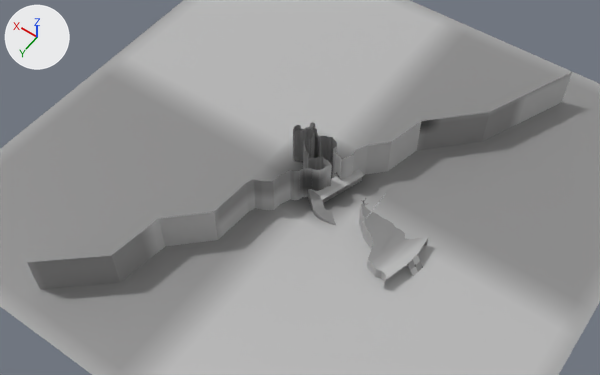
An edit to the FBX model Assets/Imports/Enviroment/Tutorial/tutorial.fbx, drawn before and after from the same camera.
Camera for both pictures: a 50 mm camera at (-5.05, 8.75, 14.51) aimed at (1.44, -0.34, 0.23). The lights are fixed; the arrows at upper left show +X, +Y and +Z. Where no turn or scale is listed for an object, it has been applied to the vertices.
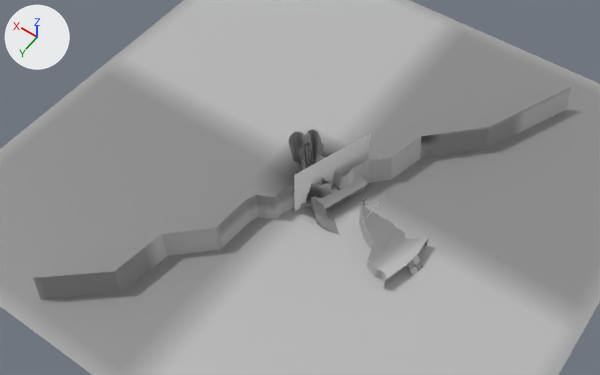
What differs and where, as boxes (x1, y1, x2, y2) in the pictures (600 x 375 px; the box of a moved part takes in the faces that stretch with it):
'Plane', reshaped: before (27, 72, 572, 289); after (33, 87, 571, 300)
'Plane.005', added: after (294, 133, 371, 211)
'Plane.003', reshaped (7% taller): before (308, 169, 364, 225); after (311, 175, 367, 235)
part 2 of me_plane_003, moved or reshaped: before (308, 189, 336, 225); after (311, 198, 340, 235)
part 3 of me_plane_003, moved or reshaped: before (313, 169, 364, 200); after (316, 176, 367, 209)
part 4 of me_plane_003, moved or reshaped: before (322, 177, 362, 203); after (325, 186, 365, 212)
part 5 of me_plane_003, moved or reshaped: before (310, 176, 338, 190); after (311, 175, 364, 199)

The change, as a diff of the scene's bpy script:
```diff
--- a/Assets/Imports/Enviroment/Tutorial/tutorial.fbx.py
+++ b/Assets/Imports/Enviroment/Tutorial/tutorial.fbx.py
@@ me_plane_003 @@
 me_plane_003.from_pydata(...)  # 91 vertices, 81 faces; spans x -0.41..0.67, y -0.73..0.87, z -0.59..0.3
 # used by ob_plane_003; location = (0.7, -0.89, 0.0)
+# me_plane_003 part 2: all 77 vertices in x -0.41..0.55, y 0.1..0.87, z -0.59..0.3 are moved by (-0.19, 0.16, 0.0)
+# me_plane_003 part 3: all 8 vertices in x -0.23..-0.02, y -0.73..-0.52, z 0.21..0.29 are moved by (-0.19, 0.16, 0.0)
+# me_plane_003 part 4: all 3 vertices in x -0.16..-0.02, y -0.73..-0.54, z -0.59 are moved by (-0.19, 0.16, 0.0)
+# me_plane_003 part 5: all 2 vertices in x 0.24..0.4, y -0.2..-0.16, z 0.0..0.29 are moved by (-0.15, 0.29, 0.0)
 me_plane_003.materials.append(mat_material_001)
@@ me_plane @@
 # used by ob_plane; location = (0.0, 0.0, 0.0)
-me_plane.from_pydata(...)  # 308 vertices, 153 faces; spans x -2.07..4.3, y -6.27..4.69, z 0.0..1.0
+me_plane.from_pydata(...)  # 308 vertices, 153 faces; spans x -2.26..4.18, y -6.15..4.85, z 0.0..0.66
+# me_plane part 1: 213 of 308 vertices moved; they spanned x -2.07..4.3, y -6.27..4.69, z 0.0..1.0 and now span x -2.26..4.18, y -6.15..4.85, z 0.0..0.66; mean shift (-0.03, 0.09, -0.24); largest move (1.19, -1.32, 1.0) -> (1.49, -1.06, 0.66)
 me_plane.materials.append(mat_material_001)
@@ me_plane_005 @@
+me_plane_005.from_pydata([(-0.32, -0.95, -1.0), (0.33, 0.94, -1.0), (-0.33, -0.94, 1.0), (0.32, 0.95, 1.0)], [], [(0, 1, 3, 2)])
@@ ob_plane_005 @@
+ob_plane_005 = bpy.data.objects.new('Plane.005', me_plane_005)
+ob_plane_005.location = (0.93, -0.82, 0.27)
```
